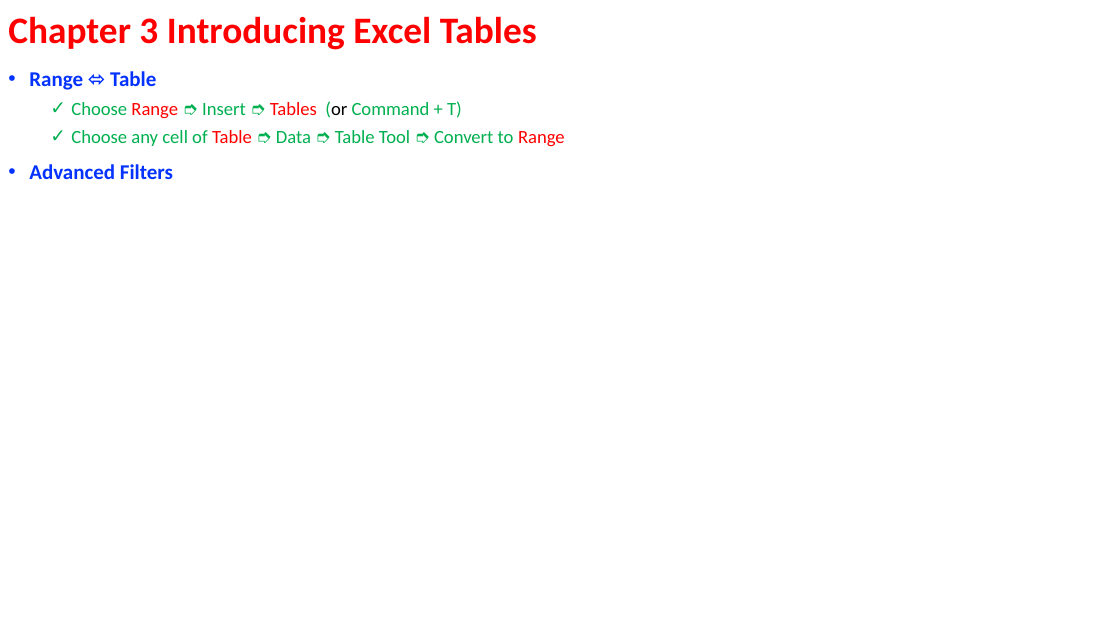
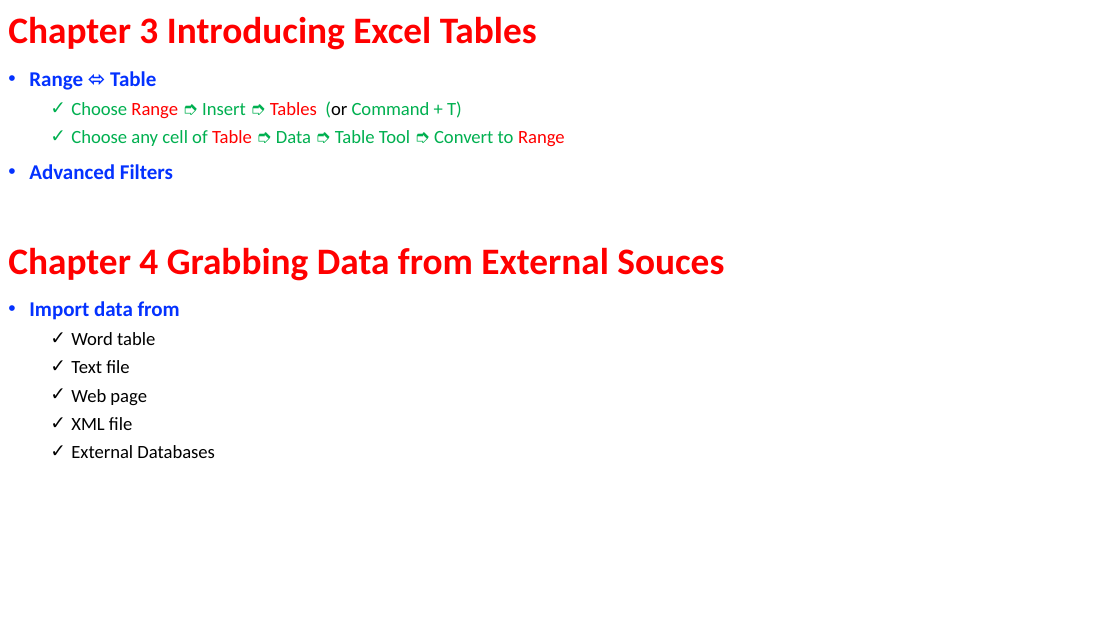
Before and after one commit to ArielMei/arielmei.github.io, a slide deck: slide 5 of EXCEL/ExcelDataAnalysisFD_Examples/Excel data analysis for dummies Outline.pptx. Drawn at 1120x630 pixels with LibreOffice and Linux fonts; fonts in the diff are those of the drawing. Boxes give left, top, right and bottom in pixels: in the first picture for what was removed or moved away, otherwise in the second. Text is boxed around its words. In the diff, an @@ line names an element or a change of style, - is before the commit and + after.

```diff
--- a/EXCEL/ExcelDataAnalysisFD_Examples/Excel data analysis for dummies Outline.pptx
+++ b/EXCEL/ExcelDataAnalysisFD_Examples/Excel data analysis for dummies Outline.pptx
@@ text added at (x1=8, y1=247, x2=724, y2=281), 32 pt, text #FF0000, bold @@
+Chapter 4 Grabbing Data from External Souces
@@ text added at (x1=29, y1=301, x2=215, y2=458), 16 pt, text #000000 @@
+• Import data from
+  ✓ Word table
+  ✓ Text file
+  ✓ Web page
+  ✓ XML file
+  ✓ External Databases
```
Also in this commit, not shown: 5 other files.
